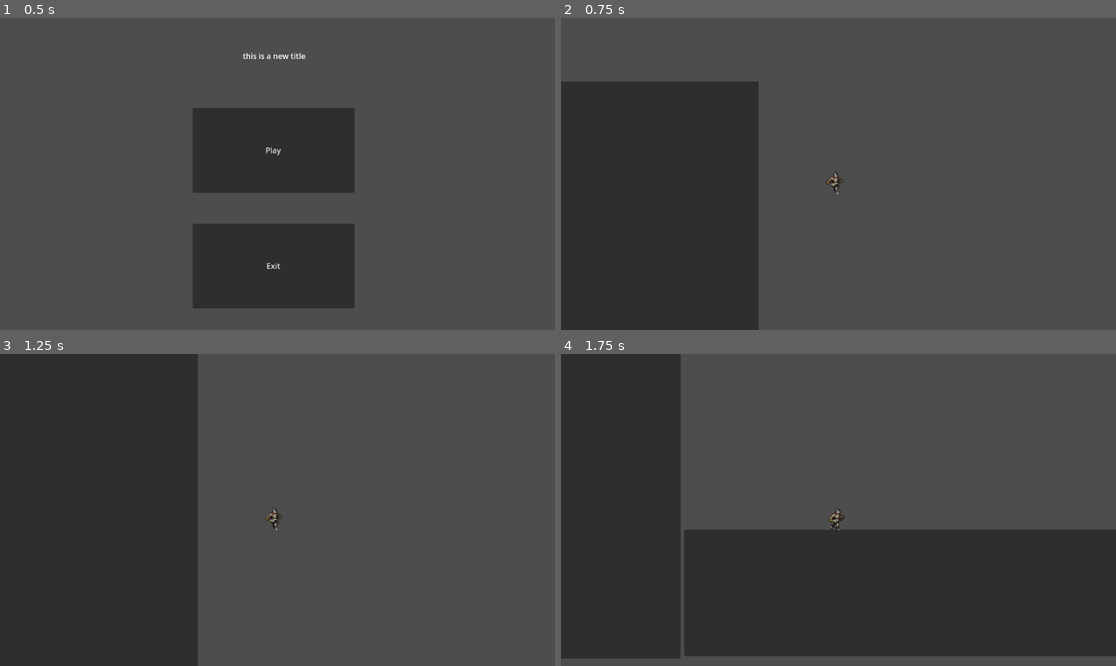
Above: before the commit, frames 1-4 (two rows, left to right).
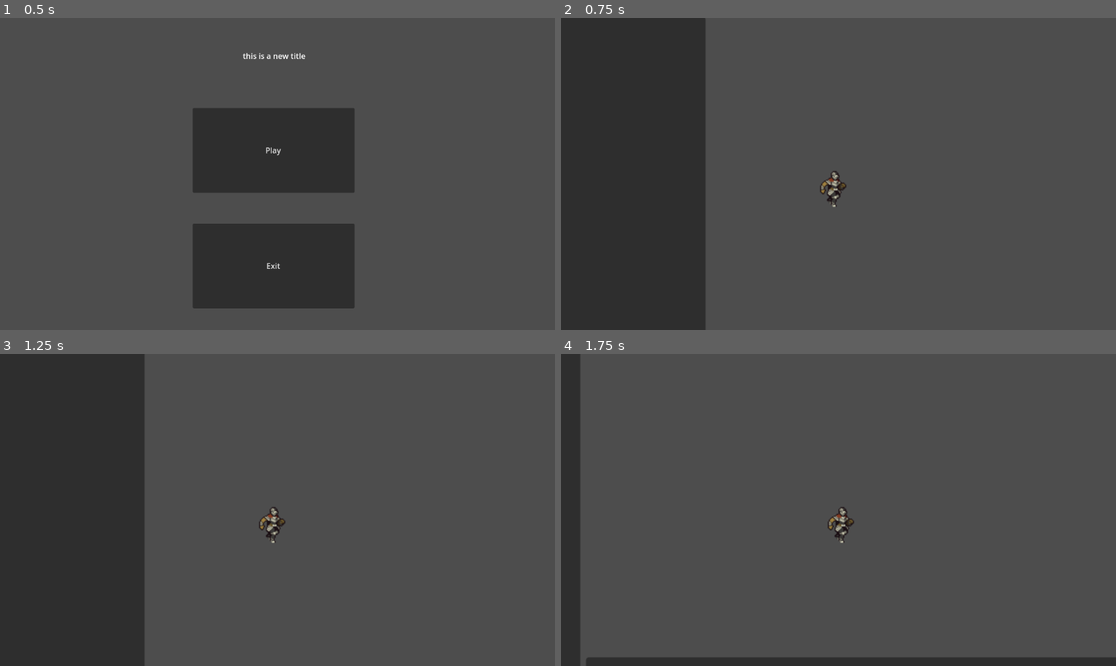
Above: after the commit, the same moments.

Repository: torrlui0066/trialProject_1
Game: Godot game, scene res://main.tscn
Same seed, same stepped clock (60 frames per second), same inputs: the game is played once before the commit and once after it.
Inputs:
- Up to frame 1 (0.5 s): no input
- Up to frame 2 (0.75 s): click "Play" at 0.5 s
- Up to frame 3 (1.25 s): no input
- Up to frame 4 (1.75 s): tap Enter (ui_accept) at 1.25 s; hold Right (ui_right) from 1.28 s (still down); hold Enter (ui_accept) from 1.28 s (still down)

Frame 1 is identical in both runs. In frame 2, 13% of the frame differs, in the area x 0-52%, y 0-100%; in frame 3, 9.6%; in frame 4, 52%, in the area x 0-100%, y 0-100%.

Commit message:
Player Animations Changed
Added changeable values of player node in inspector
- New # of jumps option for player
- Ability to change the multiplier of midjumps
- Speed
- Gravity
- ...
Better flow in animations such as:
- Attacking
- Jumping
- ...

Diff:
--- a/Player/player(scene).gd
+++ b/Player/player(scene).gd
@@ -1,62 +1,108 @@
 extends CharacterBody2D
 
+var input
 
-const SPEED = 300.0
-const JUMP_VELOCITY = -400.0
+@export var speed = 100.0
+@export var gravity = 10
 
-# Get the gravity from the project settings to be synced with RigidBody nodes.
-var gravity = ProjectSettings.get_setting("physics/2d/default_gravity")
+# variable for jumping
+var jump_count = 0
+@export var max_jump = 2
+@export var jump_force = 700
+@export var midjump_multiplier = 1.7
 
-@onready var anim = get_node("AnimationPlayer")
-
+# variable for attacking
+var attack_count = 0
+var max_attacks = 1
 var isAttacking: bool = false
 
-func _physics_process(delta):
-	# Add the gravity.
-	if not is_on_floor():
-		velocity.y += gravity * delta
 
-	# Handle jump.
-	if Input.is_action_just_pressed("ui_accept") and is_on_floor():
-		velocity.y = JUMP_VELOCITY
-		anim.play("Jump")
+@onready var sprite = $AnimatedSprite2D
+@onready var anim = $AnimationPlayer
 
-	if Input.is_action_just_pressed("attack"):
-		isAttacking = true
+func _ready():
+	pass
 
-	# Get the input direction and handle the movement/deceleration.
-	# As good practice, you should replace UI actions with custom gameplay actions.
-	var direction = Input.get_axis("ui_left", "ui_right")
-	if direction == -1:
-		get_node("AnimatedSprite2D").flip_h = true
-	elif direction == 1:
-		get_node("AnimatedSprite2D").flip_h = false
-	if direction:
-		velocity.x = direction * SPEED
+
+func _process(delta):
+	movement(delta)
+
+
+func movement(delta):
+	input = Input.get_action_strength("ui_right") - Input.get_action_strength("ui_left")
+	attack_count = 0
+
+	# attacking part of code
+	attacking()
+
+	# attacking part of movement
+	if isAttacking == false:
+	# actual movement code
+		if input != 0:
+			if input > 0:
+				velocity.x += speed * delta
+				velocity.x = clamp(speed, 100, speed)
+				sprite.scale.x = 1
+				sprite.position.x = 8
+				anim.play("Run")
+			if input < 0:
+				velocity.x -= speed * delta
+				velocity.x = clamp(-speed, 100, -speed)
+				sprite.position.x = 0
+				sprite.scale.x = -1
+				anim.play("Run")
+
+		if input == 0:
+			velocity.x = 0
+			anim.play("Idle")
+
+
+	# Jump Code
+	if is_on_floor():
+		jump_count = 0
+
+	if !is_on_floor():
 		if isAttacking == false:
-			if velocity.y == 0:
-				anim.play("Run")
+			if velocity.y < 0:
+				anim.play("Jump")
+			if velocity.y > 0:
+				anim.play("Fall")
 		elif isAttacking == true:
-				anim.play("Attack")
-				isAttacking = false
+			attacking()
+
+	if Input.is_action_pressed("ui_accept") && is_on_floor() && jump_count < max_jump:
+		jump_count += 1
+		velocity.y -= jump_force
+		velocity.x = input
+	if !is_on_floor() && Input.is_action_just_pressed("ui_accept") && jump_count < max_jump:
+		jump_count += 1
+		velocity.y -= jump_force * midjump_multiplier
+		velocity.x = input
+	if !is_on_floor() && Input.is_action_just_released("ui_accept") && jump_count < max_jump:
+		velocity.y = gravity
+		velocity.x = input
+	# allows the second jump to be multiplied to change heights from first jump
 	else:
-		velocity.x = move_toward(velocity.x, 0, SPEED)
-		#if isAttacking == false:
-		if velocity.y == 0:
-			if isAttacking == false:
-				anim.play("Idle")
-			elif isAttacking == true:
-				anim.play("Attack")
-				await anim.animation_finished
-				isAttacking = false
-			#isAttacking = false
-	if velocity.y > 0:
-		anim.play("Fall")
+		gravity_force()
 
-	#isAttacking = false
+
+	gravity_force()
 	move_and_slide()
 
+func gravity_force():
+	velocity.y += gravity
 
-func _on_sword_swing_area_entered(area):
-	if area.is_in_group("hurtbox"):
-		area.take_damage()
+func attacking():
+	if Input.is_action_just_pressed("attack") && attack_count < max_attacks:
+		isAttacking = true
+		if isAttacking == true:
+			attack_count += 1
+			if sprite.scale.x == 1 && input > 0:
+				velocity.x = 10
+			elif sprite.scale.x == -1 && input < 0:
+				velocity.x = -10
+			elif input == 0:
+				velocity.x = 0
+			anim.play("Attack")
+		await anim.animation_finished
+		isAttacking = false
--- a/Player/player(scene).tscn
+++ b/Player/player(scene).tscn
@@ -9,7 +9,6 @@
 [ext_resource type="Texture2D" uid="uid://dm3xcpurib2uo" path="res://KnightSprite/Colour1/Outline/120x80_PNGSheets/_Run.png" id="7_h02vi"]
 
 [sub_resource type="CapsuleShape2D" id="CapsuleShape2D_5wspj"]
-radius = 7.0
 height = 38.0
 
 [sub_resource type="AtlasTexture" id="AtlasTexture_dx86n"]
@@ -327,7 +326,7 @@
 
 [sub_resource type="Animation" id="Animation_52mdp"]
 resource_name = "Attack"
-length = 0.475
+length = 0.34
 tracks/0/type = "value"
 tracks/0/imported = false
 tracks/0/enabled = true
@@ -359,7 +358,7 @@
 tracks/2/interp = 1
 tracks/2/loop_wrap = true
 tracks/2/keys = {
-"times": PackedFloat32Array(0, 0.0173634, 0.108029),
+"times": PackedFloat32Array(0, 0.0100979, 0.102701),
 "transitions": PackedFloat32Array(1, 1, 1),
 "update": 1,
 "values": [true, false, true]
@@ -371,7 +370,7 @@
 tracks/3/interp = 1
 tracks/3/loop_wrap = true
 tracks/3/keys = {
-"times": PackedFloat32Array(0, 0.101767, 0.209309),
+"times": PackedFloat32Array(0, 0.102736, 0.201075),
 "transitions": PackedFloat32Array(1, 1, 1),
 "update": 1,
 "values": [true, false, true]
@@ -383,7 +382,7 @@
 tracks/4/interp = 1
 tracks/4/loop_wrap = true
 tracks/4/keys = {
-"times": PackedFloat32Array(0, 0.21114, 0.31513),
+"times": PackedFloat32Array(0, 0.201453, 0.301083),
 "transitions": PackedFloat32Array(1, 1, 1),
 "update": 1,
 "values": [true, false, true]
@@ -395,7 +394,7 @@
 tracks/5/interp = 1
 tracks/5/loop_wrap = true
 tracks/5/keys = {
-"times": PackedFloat32Array(0, 0.317385, 0.382335),
+"times": PackedFloat32Array(0, 0.301885, 0.335835),
 "transitions": PackedFloat32Array(1, 1, 1),
 "update": 1,
 "values": [true, false, true]
@@ -406,6 +405,7 @@
 
 [sub_resource type="Animation" id="Animation_mn1b5"]
 resource_name = "Fall"
+length = 0.13
 tracks/0/type = "value"
 tracks/0/imported = false
 tracks/0/enabled = true
@@ -433,6 +433,7 @@
 
 [sub_resource type="Animation" id="Animation_04qcq"]
 resource_name = "Idle"
+loop_mode = 1
 tracks/0/type = "value"
 tracks/0/imported = false
 tracks/0/enabled = true
@@ -457,10 +458,22 @@
 "update": 1,
 "values": [0, 1, 2, 3, 4, 5, 6, 7, 8, 9]
 }
+tracks/2/type = "value"
+tracks/2/imported = false
+tracks/2/enabled = true
+tracks/2/path = NodePath("../playerHitbox:position")
+tracks/2/interp = 1
+tracks/2/loop_wrap = true
+tracks/2/keys = {
+"times": PackedFloat32Array(0),
+"transitions": PackedFloat32Array(1),
+"update": 0,
+"values": [Vector2(4, 16)]
+}
 
 [sub_resource type="Animation" id="Animation_ghli4"]
 resource_name = "Jump"
-length = 0.25
+length = 0.23
 tracks/0/type = "value"
 tracks/0/imported = false
 tracks/0/enabled = true
@@ -560,6 +573,18 @@
 "update": 1,
 "values": [false]
 }
+tracks/6/type = "value"
+tracks/6/imported = false
+tracks/6/enabled = true
+tracks/6/path = NodePath("../playerHitbox:position")
+tracks/6/interp = 1
+tracks/6/loop_wrap = true
+tracks/6/keys = {
+"times": PackedFloat32Array(0),
+"transitions": PackedFloat32Array(1),
+"update": 0,
+"values": [Vector2(4, 16)]
+}
 
 [sub_resource type="Animation" id="Animation_aawtg"]
 resource_name = "Run"
@@ -601,15 +626,14 @@
 
 [node name="player" type="CharacterBody2D"]
 script = ExtResource("1_tif46")
-
-[node name="CollisionShape2D" type="CollisionShape2D" parent="."]
-position = Vector2(-5, 17)
+speed = 300.0
+
+[node name="playerHitbox" type="CollisionShape2D" parent="."]
+position = Vector2(4, 16)
 shape = SubResource("CapsuleShape2D_5wspj")
-metadata/_edit_lock_ = true
 
 [node name="AnimatedSprite2D" type="AnimatedSprite2D" parent="."]
-position = Vector2(-5.96046e-08, -5)
-scale = Vector2(1.02344, 1.0082)
+position = Vector2(0, -5)
 sprite_frames = SubResource("SpriteFrames_3pxo0")
 animation = &"Idle"
 
@@ -636,7 +660,7 @@
 shape = SubResource("RectangleShape2D_mfj04")
 
 [node name="Camera2D" type="Camera2D" parent="."]
-zoom = Vector2(1.2, 1.2)
+zoom = Vector2(2, 2)
 
 [node name="AnimationPlayer" type="AnimationPlayer" parent="."]
 root_node = NodePath("../Camera2D")
